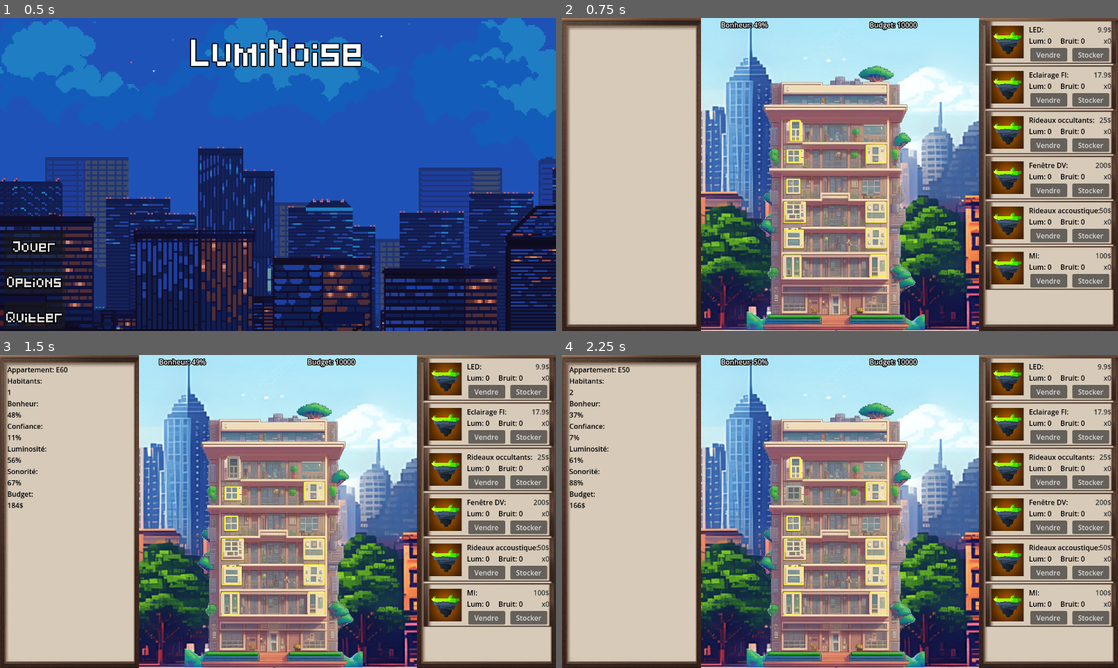
Above: before the commit, frames 1-4 (two rows, left to right).
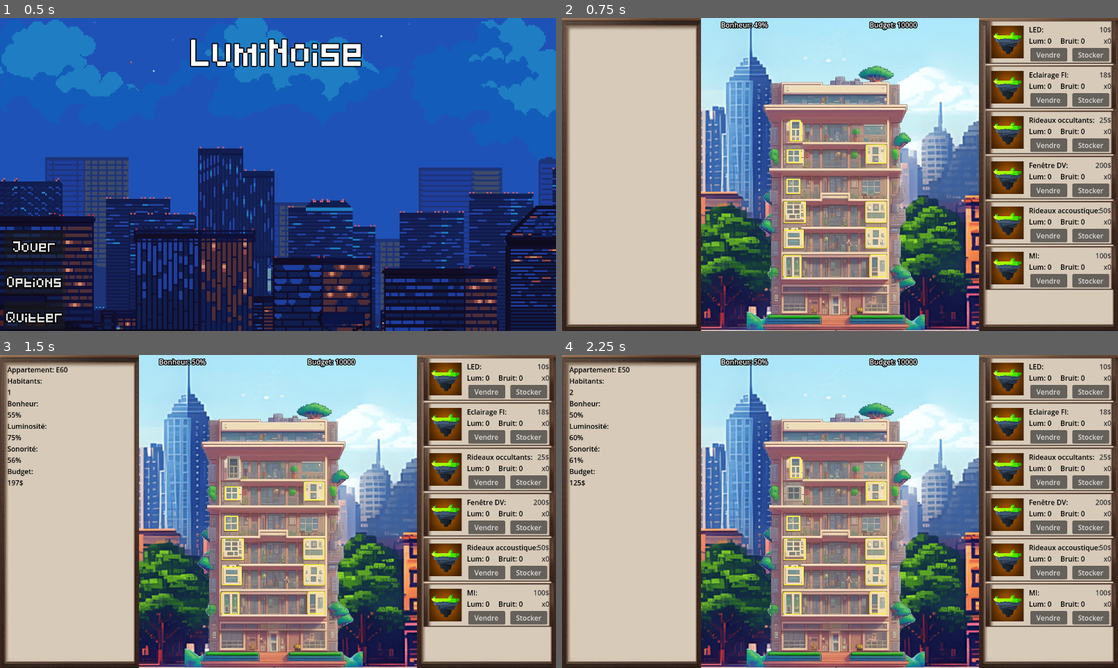
Above: after the commit, the same moments.

Repository: Ranger1986/jeuserieux
Game: Godot game, scene res://Scene/menu.tscn
The game is run twice, just before and just after one commit, with the same random seed, the same clock (stepped at 60 frames per second) and the same inputs.
Inputs (mouse positions are in pixels of both pictures, inside the frame that each line leads up to):
- Up to frame 1 (0.5 s): no input
- Up to frame 2 (0.75 s): click "Jouer" at 0.5 s
- Up to frame 3 (1.5 s): click (233, 467) at 1.25 s
- Up to frame 4 (2.25 s): click (795, 492) at 2 s

Frame 1 is identical in both runs. In frame 2, less than 0.1% of the frame differs, in the area x 95-99%, y 2-20%; in frame 3, 0.4%, in the area x 1-99%, y 1-50%; in frame 4, 0.4%.

Commit message:
feat: marchandage

Diff:
--- a/Scene/main_frame.tscn
+++ b/Scene/main_frame.tscn
@@ -28,20 +28,6 @@
 offset_bottom = 348.0
 scale = Vector2(2, 2)
 texture = ExtResource("2_21jfx")
-
-[node name="Foyerbis" type="ColorRect" parent="."]
-visible = false
-custom_minimum_size = Vector2(0, 720)
-offset_right = 320.0
-offset_bottom = 720.0
-size_flags_horizontal = 3
-
-[node name="Storebis" type="ColorRect" parent="."]
-visible = false
-offset_left = 960.0
-offset_right = 1280.0
-offset_bottom = 720.0
-size_flags_horizontal = 3
 
 [node name="Immeuble" parent="." instance=ExtResource("2_noiyk")]
 offset_left = 425.0
--- a/Scene/marchandage.tscn
+++ b/Scene/marchandage.tscn
@@ -1,10 +1,14 @@
-[gd_scene load_steps=3 format=3 uid="uid://bnpjgrtlsvnsf"]
+[gd_scene load_steps=4 format=3 uid="uid://bnpjgrtlsvnsf"]
 
-[sub_resource type="Theme" id="Theme_nqvns"]
+[ext_resource type="Script" path="res://Scripts/marchandage.gd" id="1_ggvmk"]
 
 [sub_resource type="LabelSettings" id="LabelSettings_avdly"]
 
-[node name="Control" type="ColorRect"]
+[sub_resource type="StyleBoxFlat" id="StyleBoxFlat_pflsl"]
+bg_color = Color(1, 1, 1, 0.196078)
+
+[node name="ControlRect" type="Control"]
+layout_mode = 3
 anchors_preset = 15
 anchor_right = 1.0
 anchor_bottom = 1.0
@@ -12,27 +16,36 @@
 offset_bottom = -620.0
 grow_horizontal = 2
 grow_vertical = 2
-color = Color(0, 0, 0, 0.784314)
+script = ExtResource("1_ggvmk")
 
-[node name="VBoxContainer" type="VBoxContainer" parent="."]
+[node name="ColorRect" type="ColorRect" parent="."]
 layout_mode = 0
 offset_right = 200.0
 offset_bottom = 100.0
-theme = SubResource("Theme_nqvns")
+color = Color(0, 0, 0, 0.784314)
+
+[node name="VBoxContainer" type="VBoxContainer" parent="ColorRect"]
+layout_mode = 0
+offset_right = 200.0
+offset_bottom = 100.0
 theme_override_constants/separation = 0
 
-[node name="Label" type="Label" parent="VBoxContainer"]
+[node name="Label" type="Label" parent="ColorRect/VBoxContainer"]
 layout_mode = 2
 text = "Marchandage"
 label_settings = SubResource("LabelSettings_avdly")
 horizontal_alignment = 1
 
-[node name="SpinBox" type="SpinBox" parent="VBoxContainer"]
+[node name="SpinBox" type="SpinBox" parent="ColorRect/VBoxContainer"]
 layout_mode = 2
 size_flags_horizontal = 4
 size_flags_vertical = 6
 max_value = 1000.0
-step = 10.0
 allow_greater = true
 update_on_text_changed = true
 suffix = "$"
+
+[node name="Button" type="Button" parent="ColorRect/VBoxContainer"]
+layout_mode = 2
+theme_override_styles/normal = SubResource("StyleBoxFlat_pflsl")
+text = "Vendre"
--- a/Scripts/foyer.gd
+++ b/Scripts/foyer.gd
@@ -16,13 +16,12 @@
 var budget
 
 var items: Array
-static var foyer_cible
+static var foyer_cible : Foyer
 
 # Called when the node enters the scene tree for the first time.
 func _ready() -> void:
 	habitant = 1 + randi() % 2  # Random between 1 and 3
 	bonheur = 50 # randi() % 101  # Random between 0 and 100
-	confiance = randi() % 21   # Random between 0 and 20
 	luminosite = 50 + randi() % 41 # Random between 0 and 100
 	son = 50 + randi() % 41  # Random between 0 and 100
 	budget = 100 + randi() % 101
@@ -48,7 +47,6 @@
 	label.text = "Appartement: " + name + "\n"
 	label.text += "Habitants:\n" + str(habitant) + "\n"
 	label.text += "Bonheur:\n" + str(int(bonheur)) + "%\n"
-	label.text += "Confiance:\n" + str(confiance) + "%\n"
 	label.text += "Luminosité:\n" + str(luminosite) + "%\n"
 	label.text += "Sonorité:\n" + str(son) + "%\n"
 	label.text += "Budget:\n" + str(budget) + "$\n"
--- /dev/null
+++ b/Scripts/marchandage.gd
@@ -0,0 +1,25 @@
+extends Control
+
+var item : Item
+var priceControl : SpinBox
+signal sell_end_signal(item: StoreItem, prix: int)
+# Called when the node enters the scene tree for the first time.
+func _ready() -> void:
+	priceControl = find_child("SpinBox")
+	find_child("Button").pressed.connect(self.end_sell)
+
+	pass # Replace with function body.
+
+
+# Called every frame. 'delta' is the elapsed time since the previous frame.
+func _process(delta: float) -> void:
+	pass
+
+func set_item(p_item: Item)->void:
+	item=p_item
+	priceControl.value=item.priceStock
+
+func end_sell()->void:
+	if (Foyer.foyer_cible.budget>priceControl.value) :
+		emit_signal("sell_end_signal", item, priceControl.value)
+		self.queue_free()
--- a/Scripts/popup.gd
+++ b/Scripts/popup.gd
@@ -6,7 +6,7 @@
 
 
 # Called every frame. 'delta' is the elapsed time since the previous frame.
-func _process(delta: float) -> void:
+func _process(_delta: float) -> void:
 	pass
 
 
--- a/Scripts/start.gd
+++ b/Scripts/start.gd
@@ -1,6 +1,6 @@
 extends Node2D
 
-var budget_player: float
+var budget_player: int
 var budget_player_label: Label
 var bonheur_label: Label
 
@@ -32,12 +32,14 @@
 		instance.connect("stock_signal", Callable(self, "_on_stock"))
 
 
+
+
 # Called every frame. 'delta' is the elapsed time since the previous frame.
-func _process(delta: float) -> void:
+func _process(_delta: float) -> void:
 	budget_player_label.text = "Budget: " + str(budget_player)
 	bonheur_label.text = "Bonheur: " + str(Foyer.get_bonheur_moyen()) + "%"
 	if Input.is_key_pressed(KEY_D):
-		print_tree()
+		find_children("Control")[0].print_tree()
 
 ## slot (s'appelle lors de la réception du signal), modifie le budget du joueur
 func _on_stock(store_item: StoreItem) -> void:
@@ -52,12 +54,22 @@
 func _on_sell(store_item: StoreItem) -> void:
 	var target = Foyer.get_foyer_cible()
 	if target != null:
-		pass
+		var instance = preload("res://Scene/marchandage.tscn").instantiate()
+		add_child(instance)
+		instance.position= (Vector2(1280,720) - instance.get_child(0).size) /2
+		instance.set_item(store_item.item)
+		instance.connect("sell_end_signal", Callable(self, "_end_sell"))
 
 func _on_refresh_display_foyer() -> void:
 	var cible = Foyer.get_foyer_cible()
 	cible.display_info()
 
+func _end_sell(item: Item, price:int):
+	Foyer.foyer_cible.bonheur += (item.priceStock-price )/item.priceStock * 100
+	Foyer.foyer_cible.budget -= price
+	Foyer.foyer_cible.display_info()
+	budget_player+=price
+
 func _input(event):
 	if event is InputEventKey and event.pressed and event.keycode == KEY_ESCAPE:
 		get_tree().change_scene_to_file("res://Scene/options_mainFrame.tscn")
--- a/Scripts/store_item.gd
+++ b/Scripts/store_item.gd
@@ -13,7 +13,6 @@
 
 var sell_button: Button
 var stock_button: Button
-
 signal sell_signal(item: StoreItem)
 signal stock_signal(item: StoreItem)
 
--- a/items.json
+++ b/items.json
@@ -5,7 +5,7 @@
 	"imgPath": "res://Assets/placeholder.jpg",
 	"lumProt": 0,
 	"noiseProt": 0,
-	"priceStock": 9.90,
+	"priceStock": 10,
 	"stock": 0,
 	"hide": false
   },
@@ -15,7 +15,7 @@
 	"imgPath": "res://Assets/placeholder.jpg",
 	"lumProt": 0,
 	"noiseProt": 0,
-	"priceStock": 17.90,
+	"priceStock": 18,
 	"stock": 0,
 	"hide": false
   },
